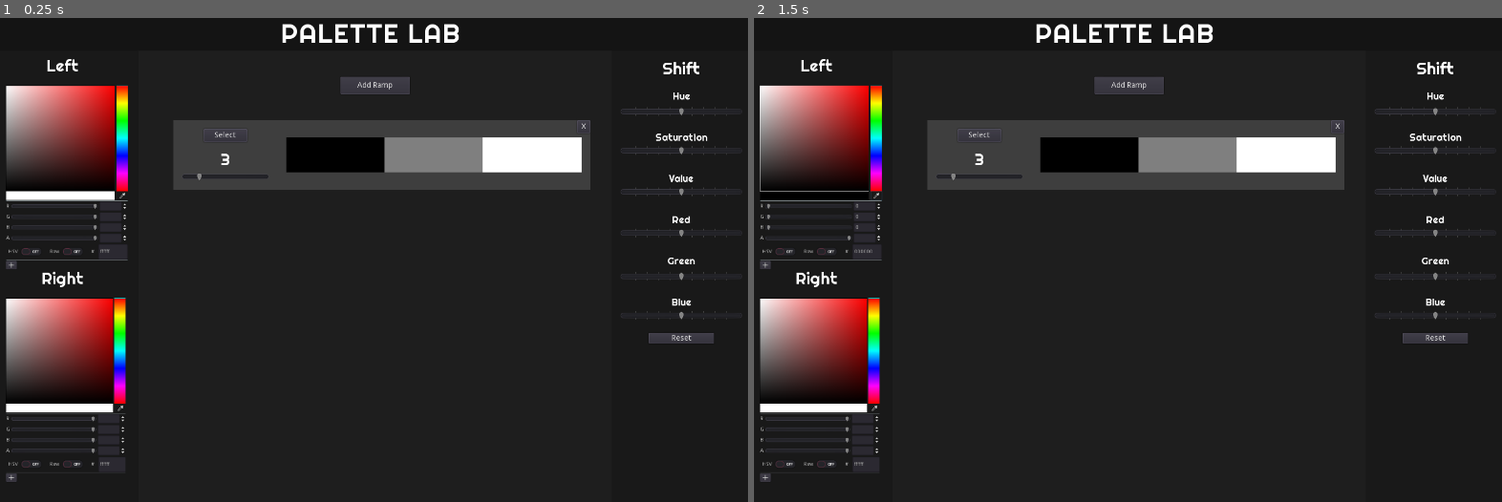
Above: before the commit, frames 1-2 (left to right).
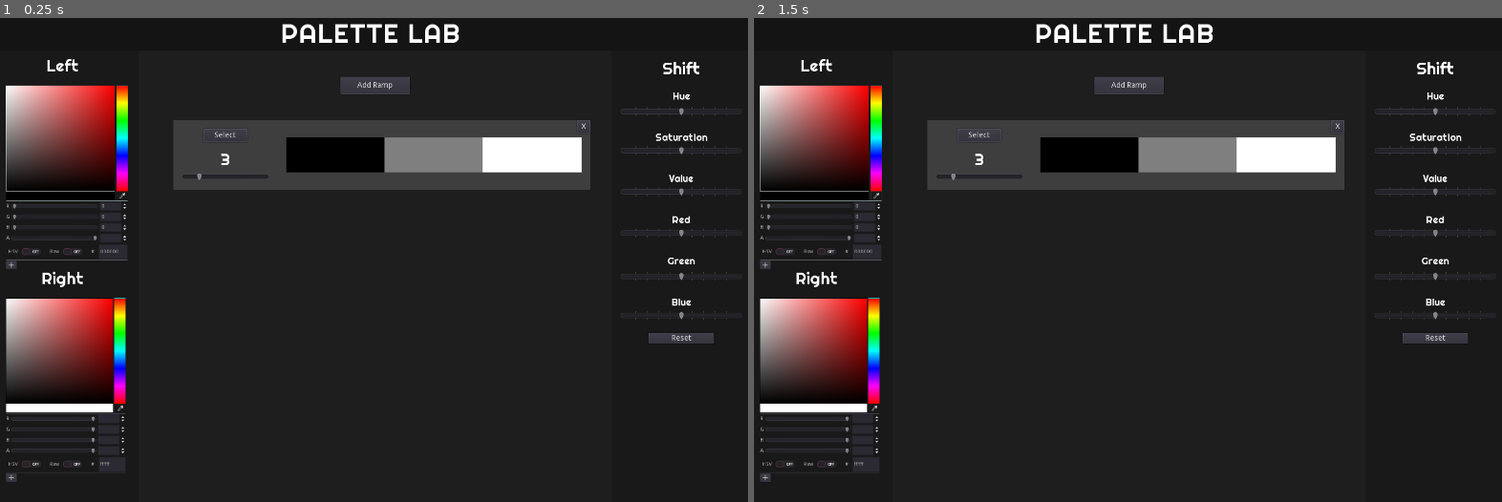
Above: after the commit, the same moments.

Repository: pbzona/palette_lab
Game: Godot game, scene res://src/Main.tscn
Two runs of this game, one before a commit and one after it. Both use one fixed random seed, a clock stepped at 60 frames per second and the inputs below.
Inputs (mouse positions are in pixels of both pictures, inside the frame that each line leads up to):
- Up to frame 1 (0.25 s): no input
- Up to frame 2 (1.5 s): click (873, 197) at 0.52 s; click "HSV" at 1.25 s

The runs differ from the first frame. In frame 1, 0.4% of the frame differs, in the area x 0-16%, y 13-49%; in frame 2, nothing differs.

Commit message:
Fix bug with no shift obj on initial ramp

Diff:
--- a/src/workspaces/Create.gd
+++ b/src/workspaces/Create.gd
@@ -6,6 +6,7 @@
 
 func _ready():
 	connect_all_signals()
+	update_toolbars()
 
 func connect_all_signals() -> void:
 	color_tools.connect("CHANGE_LEFT_COLOR", self, "on_left_color_changed")
